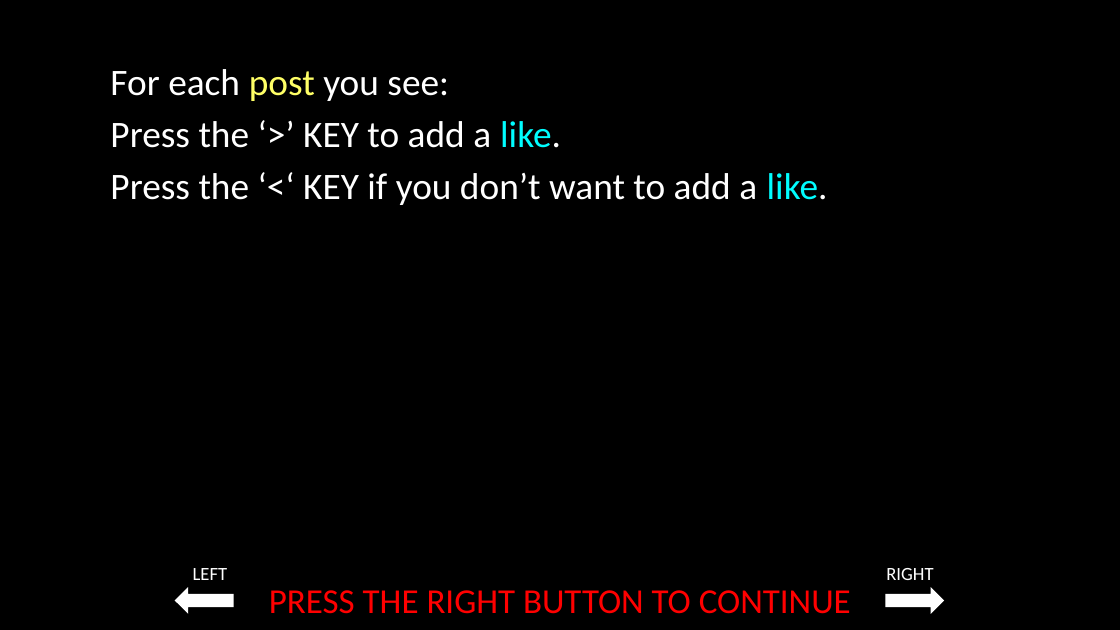
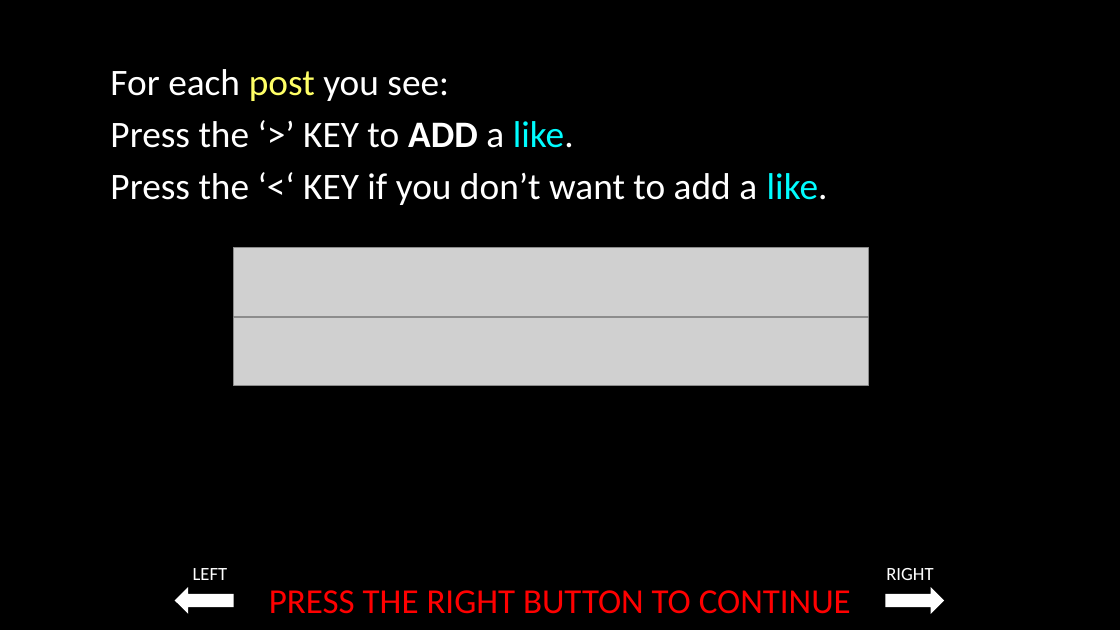
Before and after one commit to laureate-institute-for-brain-research/StimToolOnline, a slide deck: slide 29 of public/js/tasks/social_media/media/Social_media_task_instructions_06_29_2022.pptx (slide 30 before the commit). Drawn at 1120x630 pixels with LibreOffice and Linux fonts; fonts in the diff are those of the drawing; grey boxes stand for pictures. Boxes give left, top, right and bottom in pixels: in the first picture for what was removed or moved away, otherwise in the second. Text is boxed around its words. In the diff, an @@ line names an element or a change of style, - is before the commit and + after.

```diff
--- a/public/js/tasks/social_media/media/Social_media_task_instructions_06_29_2022.pptx
+++ b/public/js/tasks/social_media/media/Social_media_task_instructions_06_29_2022.pptx
@@ text at box(110, 121, 574, 148): text changed @@
-Press the ‘>’ KEY to add a like.
+Press the ‘>’ KEY to ADD a like.
@@ picture added at box(234, 247, 869, 316) @@
@@ picture added at box(234, 318, 869, 386) @@
```
Also in this commit, not shown: 2 other slides changed, 1 slide added, 1 slide removed, 32 other files.
